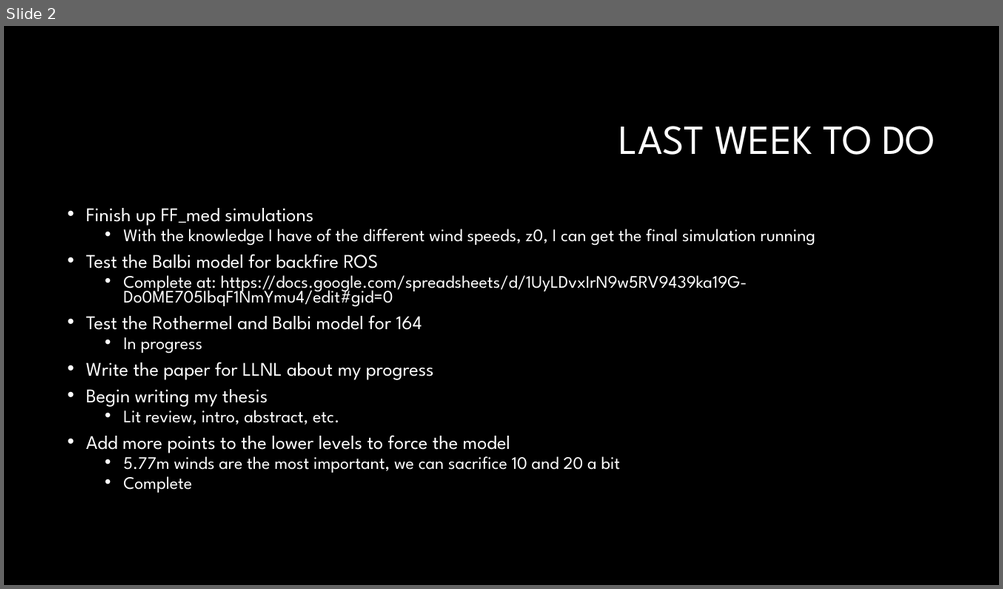
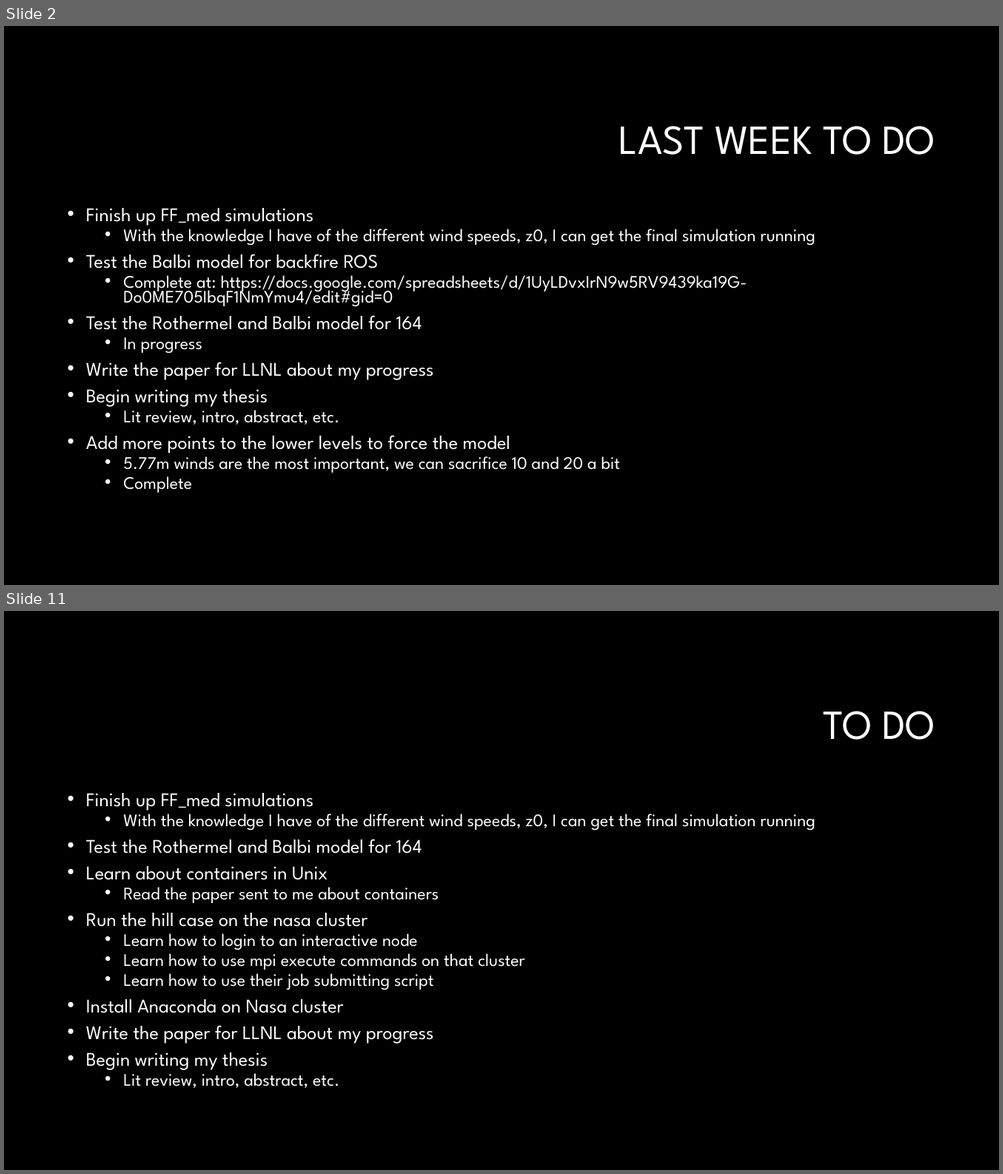
Before and after one commit to Jeremy-Benik/Meeting_Notes, a slide deck: weekly_meetings/10142022_Presentation.pptx. Shown one above the other, each under a label of ours: slide 2 before the commit, slides 2 and 11 after it; the slides between them are not shown. The pictures are 1003x589 and 1003x1174 pixels, drawn with LibreOffice and Linux fonts; fonts in the diff are those of the drawing; background and template pictures are left out. Boxes give left, top, right and bottom in pixels: in the first picture for what was removed or moved away, otherwise in the second. Text is boxed around its words. In the diff, an @@ line names an element or a change of style, - is before the commit and + after.

```diff
--- a/weekly_meetings/10142022_Presentation.pptx
+++ b/weekly_meetings/10142022_Presentation.pptx
@@ slide 11 added at bbox=[4, 611, 999, 1170], background #000000 @@
@@ title added at bbox=[822, 711, 935, 740], 40 pt, text #FFFFFF @@
+TO DO
@@ text added at bbox=[86, 793, 815, 1088], 17 pt, text #FFFFFF @@
+• Finish up FF_med simulations
+  • With the knowledge I have of the different wind speeds, z0, I can get the final simulation running
+• Test the Rothermel and Balbi model for 164
+• Learn about containers in Unix
+  • Read the paper sent to me about containers
+• Run the hill case on the nasa cluster
+  • Learn how to login to an interactive node
+  • Learn how to use mpi execute commands on that cluster
+  • Learn how to use their job submitting script
+• Install Anaconda on Nasa cluster
+• Write the paper for LLNL about my progress
+• Begin writing my thesis
+  • Lit review, intro, abstract, etc.
```
Also in this commit, not shown: 8 other slides added.
